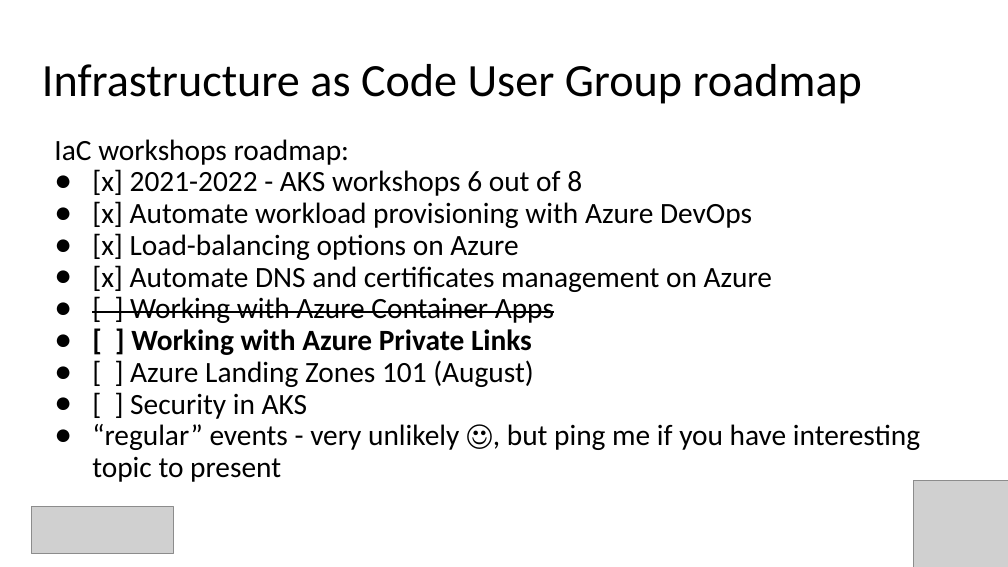
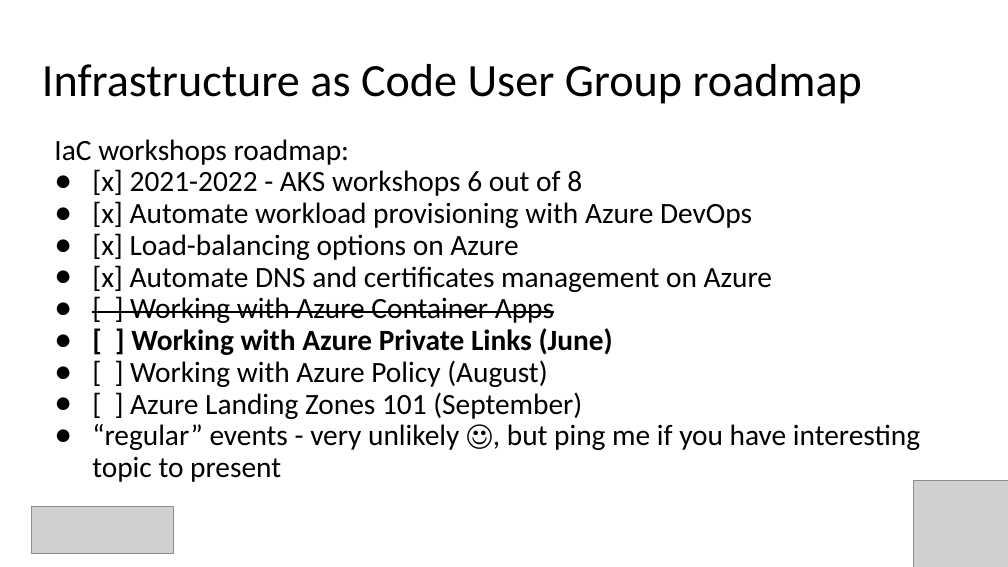
Before and after one commit to Infrastructure-AsCode/azure-private-links-labs, a slide deck: slide 2 of slides/private-links.pptx. Drawn at 1008x567 pixels with LibreOffice and Linux fonts; fonts in the diff are those of the drawing; grey boxes stand for pictures. Boxes give left, top, right and bottom in pixels: in the first picture for what was removed or moved away, otherwise in the second. Text is boxed around its words. In the diff, an @@ line names an element or a change of style, - is before the commit and + after.

Commit message:
lab05 - links + slides

```diff
--- a/slides/private-links.pptx
+++ b/slides/private-links.pptx
@@ text at [130,328,613,419]: text changed @@
-● [ ] Working with Azure Private Links
-● [ ] Azure Landing Zones 101 (August)
-● [ ] Security in AKS
+● [ ] Working with Azure Private Links (June)
+● [ ] Working with Azure Policy (August)
+● [ ] Azure Landing Zones 101 (September)
```
Also in this commit, not shown: 3 other slides changed, 4 slides added, 1 other file.
